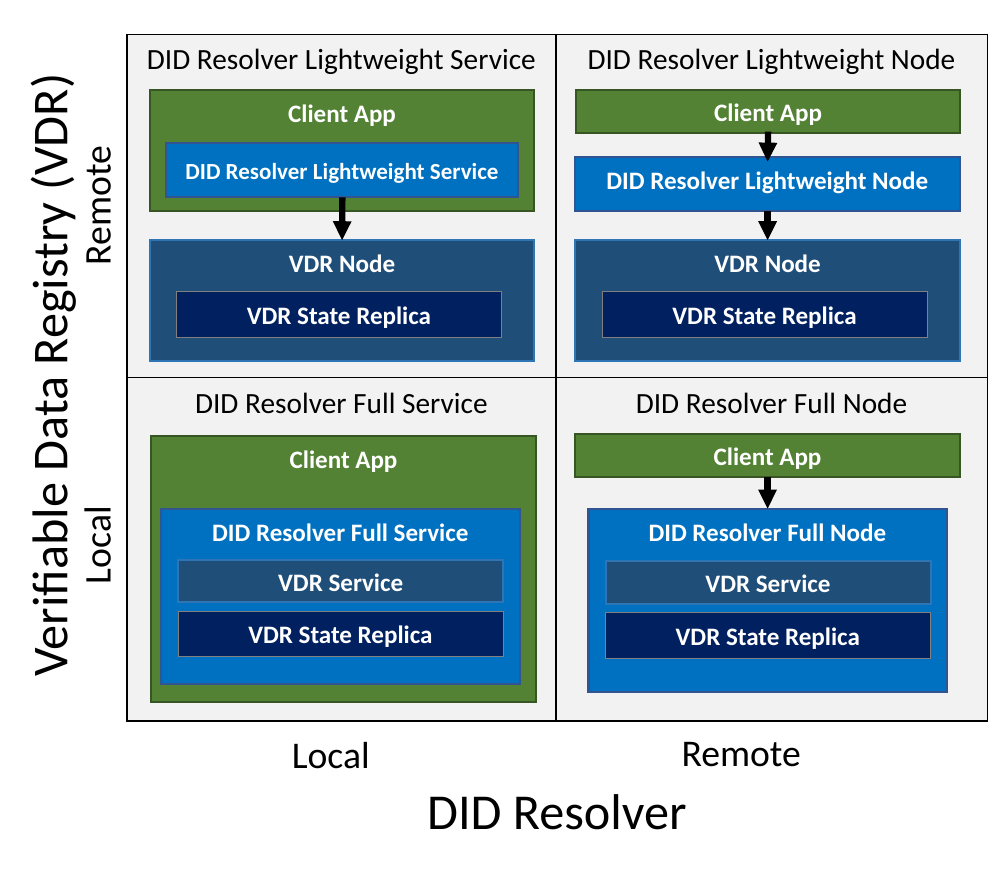
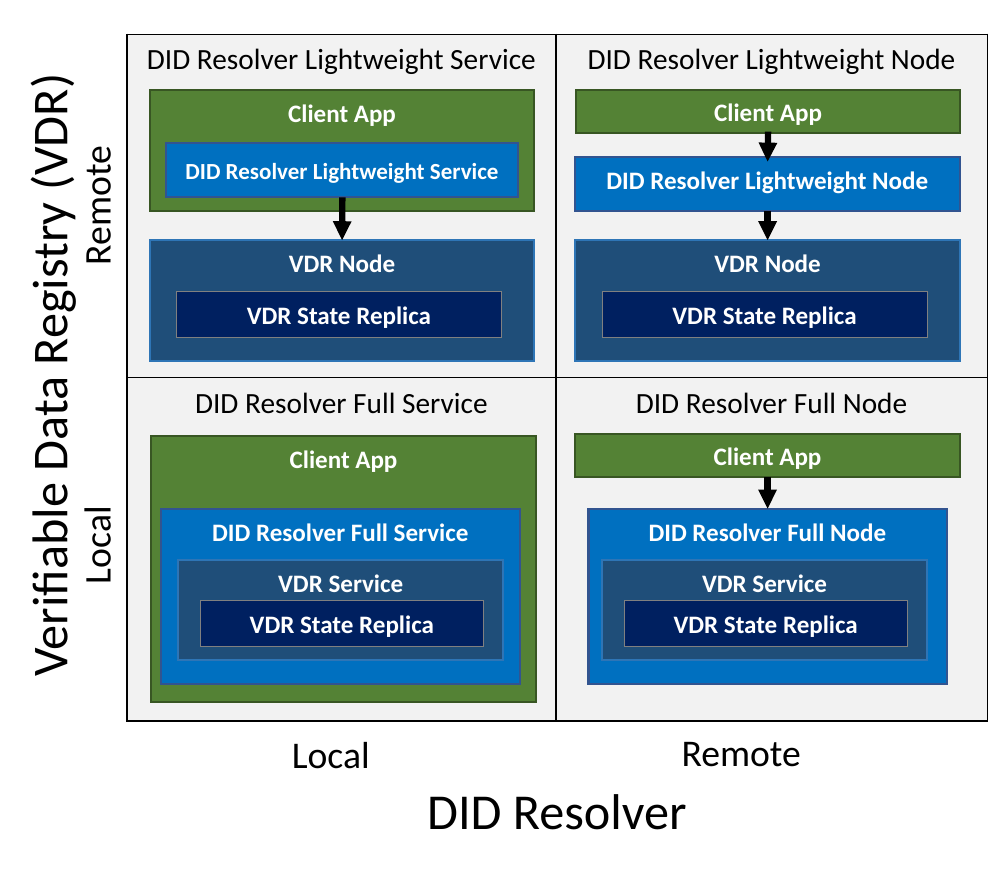
Before and after one commit to mwherman2000/indy-arm, a slide deck: slide 2 of src/HBB-DID-Resolver-Architecture v0.1.pptx. Drawn at 1008x890 pixels with LibreOffice and Linux fonts; fonts in the diff are those of the drawing. Boxes give left, top, right and bottom in pixels: in the first picture for what was removed or moved away, otherwise in the second. Text is boxed around its words. In the diff, an @@ line names an element or a change of style, - is before the commit and + after.

```diff
--- a/src/HBB-DID-Resolver-Architecture v0.1.pptx
+++ b/src/HBB-DID-Resolver-Architecture v0.1.pptx
@@ rectangle "DID Resolver Full Node": place and size @@
-rectangle "DID Resolver Full Node" at [589,509,948,693]
+rectangle "DID Resolver Full Node" at [589,509,948,686]
@@ rectangle "VDR Service": place and size @@
-rectangle "VDR Service" at [178,561,503,603]
+rectangle "VDR Service" at [178,561,503,660]
@@ rectangle "VDR Service" at [178,561,503,660]: vertical alignment middle to top @@
@@ rectangle "VDR Service" at [603,559,928,658]: vertical alignment middle to top @@
@@ rectangle "VDR Service": place and size @@
-rectangle "VDR Service" at [606,561,931,603]
+rectangle "VDR Service" at [603,559,928,658]
@@ rectangle "VDR State Replica": place and size @@
-rectangle "VDR State Replica" at [178,612,503,657]
+rectangle "VDR State Replica" at [200,601,484,646]
@@ rectangle "VDR State Replica": place and size @@
-rectangle "VDR State Replica" at [606,613,931,658]
+rectangle "VDR State Replica" at [624,601,907,646]
```
Also in this commit, not shown: 1 other file.
